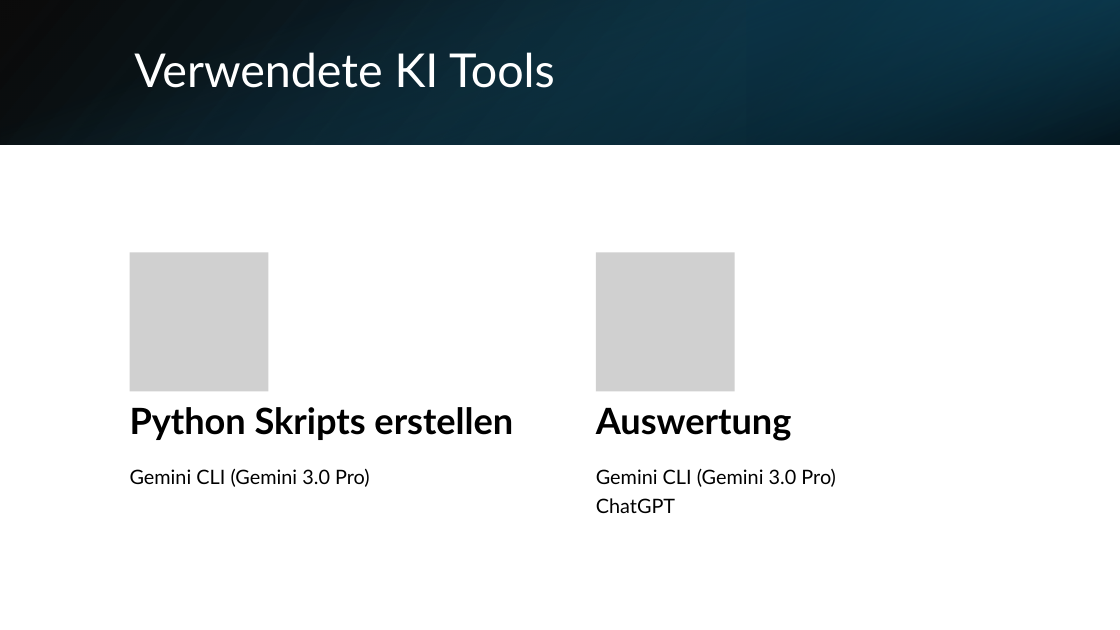
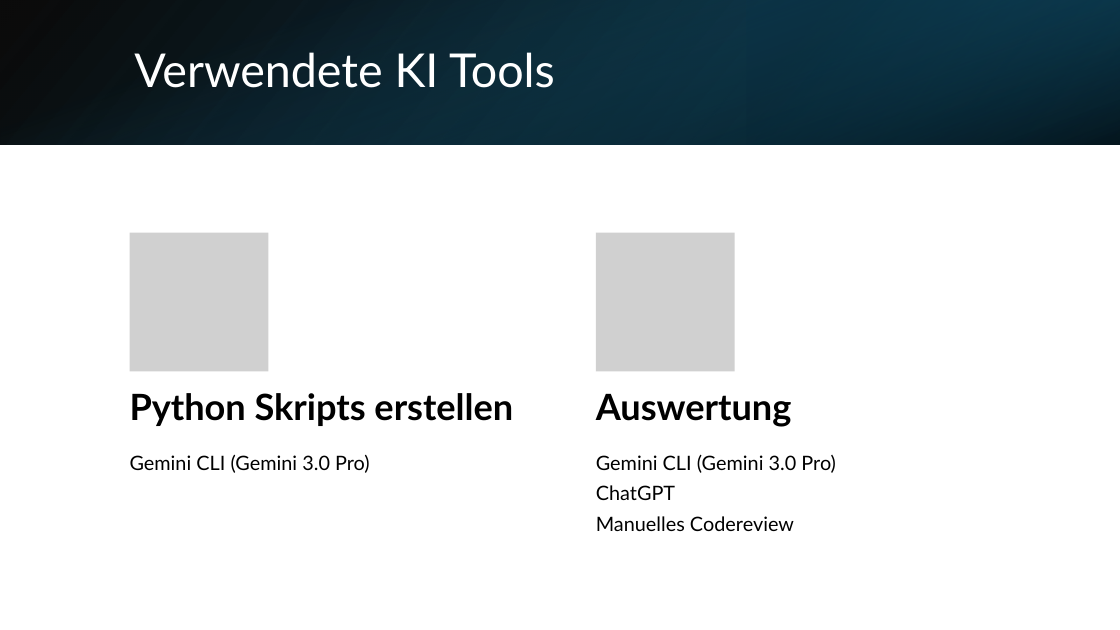
Before and after one commit to kis4-2026ss/projekt-g1-dorninger-pallinger, a slide deck: slide 11 of AI-Assisted Java Legacy Migration.pptx. Drawn at 1120x630 pixels with LibreOffice and Linux fonts; fonts in the diff are those of the drawing; grey boxes stand for pictures. Boxes give left, top, right and bottom in pixels: in the first picture for what was removed or moved away, otherwise in the second. Text is boxed around its words. In the diff, an @@ line names an element or a change of style, - is before the commit and + after.

```diff
--- a/AI-Assisted Java Legacy Migration.pptx
+++ b/AI-Assisted Java Legacy Migration.pptx
@@ 2 texts, 2 pictures: place and size @@
-2 texts, 2 pictures at (129,253,792,440)
+2 texts, 2 pictures at (129,233,792,427)
@@ line spacing 0.9 to 1 in 3 elements at (130,455,370,473), (130,393,513,426), (596,394,792,427) @@
@@ text "Gemini CLI (Gemini 3.0 Pro)": place and size @@
-text "Gemini CLI (Gemini 3.0 Pro)" at (130,469,370,487)
+text "Gemini CLI (Gemini 3.0 Pro)" at (130,455,370,473)
@@ text at (596,454,836,500): line spacing 0.9 to 1 @@
@@ text "Gemini CLI (Gemini 3.0 Pro)": place and size @@
-text "Gemini CLI (Gemini 3.0 Pro)" at (596,468,836,513)
+text "Gemini CLI (Gemini 3.0 Pro)" at (596,454,836,531)
@@ text at (596,516,794,531): paragraph added @@
+Manuelles Codereview
```
Also in this commit, not shown: 15 other slides changed, 2 slides added.
